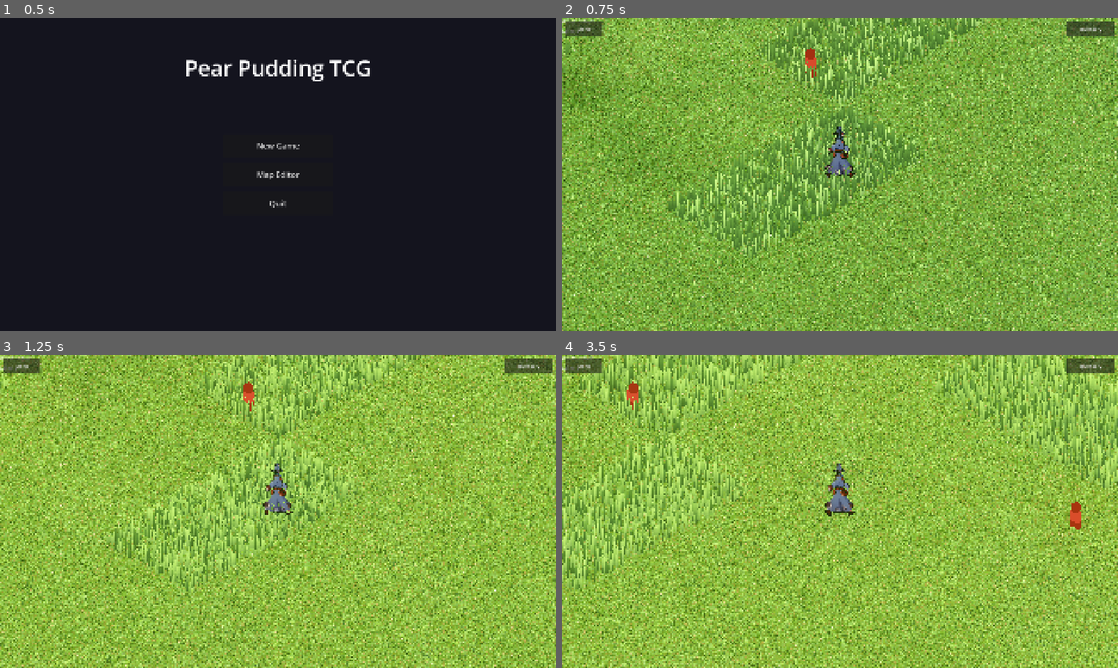
Above: before the commit, frames 1-4 (two rows, left to right).
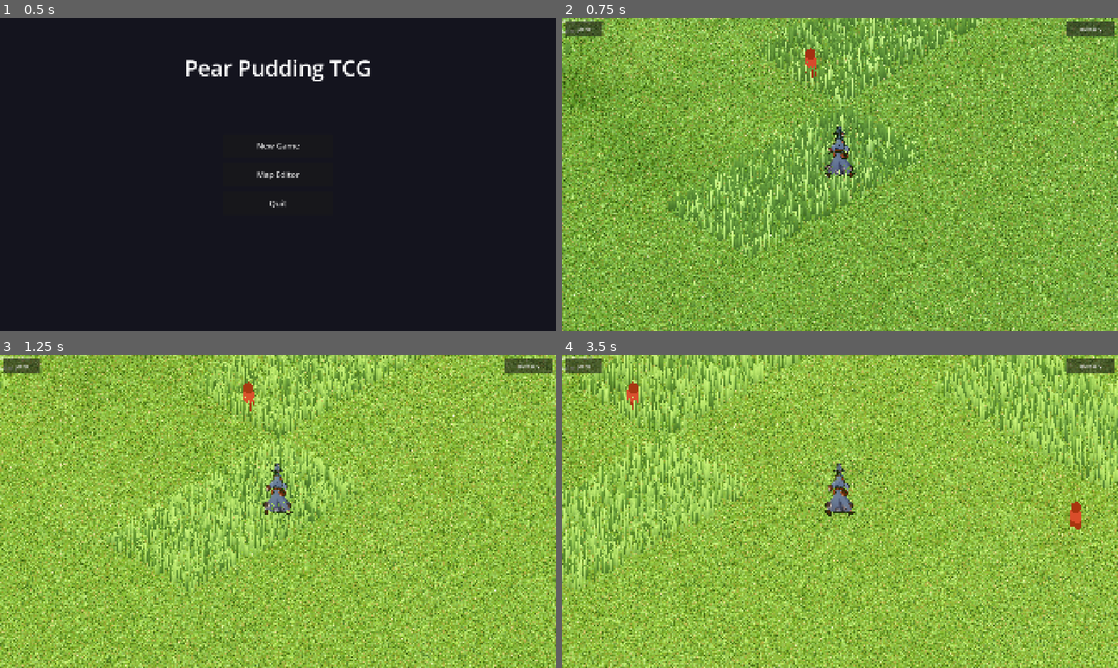
Above: after the commit, the same moments.

Repository: ChrisPauly97/pear-pudding-godot
Game: Godot game, scene res://scenes/ui/MenuScene.tscn
The game is run twice, just before and just after one commit, with the same random seed, the same clock (stepped at 60 frames per second) and the same inputs.
Inputs (mouse positions are in pixels of both pictures, inside the frame that each line leads up to):
- Up to frame 1 (0.5 s): no input
- Up to frame 2 (0.75 s): click "New Game" at 0.5 s
- Up to frame 3 (1.25 s): no input
- Up to frame 4 (3.5 s): tap Enter at 1.25 s; move the mouse to (962, 495) at 1.27 s; hold D (move_right) 1.28-2 s; hold E (interact) 1.28-2 s; click (962, 495) at 1.42 s; tap Space (jump) at 1.52 s; drag from (728, 527) to (812, 574) at 2.02 s; move the mouse to (895, 442) at 2.77 s; hold D (move_right) from 2.78 s (still down); tap 2 at 2.85 s

Frame 1 is identical in both runs. In frame 2, 1.9% of the frame differs, in the area x 6-100%, y 0-100%; in frame 3, 2.2%; in frame 4, 3.3%, in the area x 0-100%, y 0-99%.

Commit message:
Fix grass depth, shadow artifacts, and cluster performance
- Add ALPHA_SCISSOR_THRESHOLD=0.01 to both grass shaders: without it Godot
  puts alpha-writing materials in the transparent pass, which renders after
  opaques and ignores depth — causing the player to appear behind the grass.
  The low threshold keeps materials in the opaque pass (depth writes, proper
  depth testing) while alpha_to_coverage still handles MSAA edge smoothing.
- Disable shadow casting on cluster MMIs: billboard quads cast misshapen
  diamond-shaped shadows from the isometric light angle.
- Reduce CLUSTERS_PER_TILE 6->3 to recover performance.

https://claude.ai/code/session_01BX5SCH4A49DyaYHFMut5Xk

Diff:
--- a/assets/shaders/grass_blade.gdshader
+++ b/assets/shaders/grass_blade.gdshader
@@ -101,8 +101,9 @@
 	EMISSION = col * 0.15;
 	ROUGHNESS = 1.0;
 	METALLIC = 0.0;
-	// Smooth taper toward tip instead of a hard step.  alpha_to_coverage maps
-	// this value to MSAA coverage samples so sub-pixel blades fade gracefully
-	// rather than popping in/out as wind sways them across pixel boundaries.
 	ALPHA = 1.0 - smoothstep(0.78, 1.0, UV.y);
+	// Low threshold keeps this material in Godot's opaque pass (depth writes,
+	// depth testing vs. player/terrain). alpha_to_coverage then handles MSAA
+	// coverage anti-aliasing for the remaining semi-transparent pixels.
+	ALPHA_SCISSOR_THRESHOLD = 0.01;
 }
--- a/assets/shaders/grass_cluster.gdshader
+++ b/assets/shaders/grass_cluster.gdshader
@@ -56,4 +56,7 @@
 
 	ALBEDO = col;
 	ALPHA  = a;
+	// Low threshold keeps material in the opaque pass so clusters depth-test
+	// correctly against the player and terrain.
+	ALPHA_SCISSOR_THRESHOLD = 0.01;
 }
--- a/scenes/world/GrassBlades.gd
+++ b/scenes/world/GrassBlades.gd
@@ -36,7 +36,7 @@
 
 const BLADES_PER_TILE      := 65   # short grass tiles
 const BLADES_TALL_PER_TILE := 180  # tall patch tiles
-const CLUSTERS_PER_TILE    := 6    # billboard cluster quads per tile
+const CLUSTERS_PER_TILE    := 3    # billboard cluster quads per tile
 const BLADE_WIDTH      := 0.20
 const BLADE_HEIGHT     := 0.40
 const SEGMENTS         := 4  # quads along the blade height
@@ -270,6 +270,8 @@
 	mmi.material_override = _cluster_mat
 	mmi.visibility_range_end = 70.0
 	mmi.visibility_range_fade_mode = GeometryInstance3D.VISIBILITY_RANGE_FADE_DISABLED
+	# Billboard quads cast misshapen shadows — disable to avoid diamond artifacts.
+	mmi.cast_shadow = GeometryInstance3D.SHADOW_CASTING_SETTING_OFF
 	add_child(mmi)
 	_cluster_mmis[chunk_key] = mmi
 
